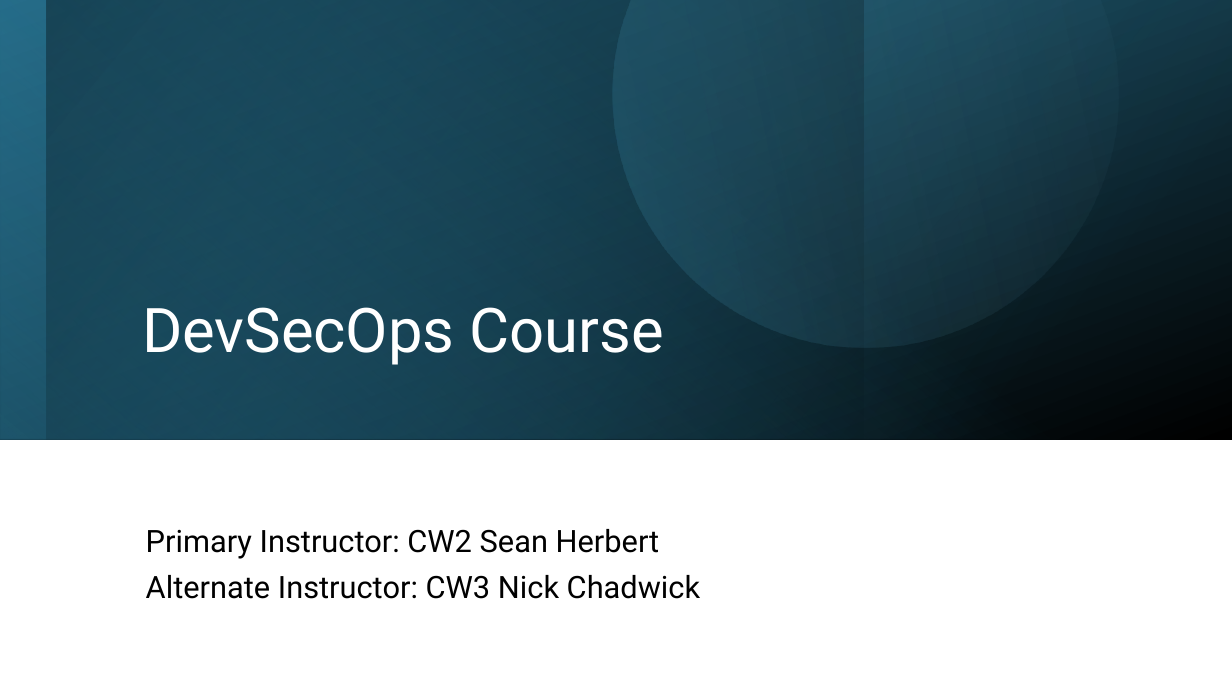
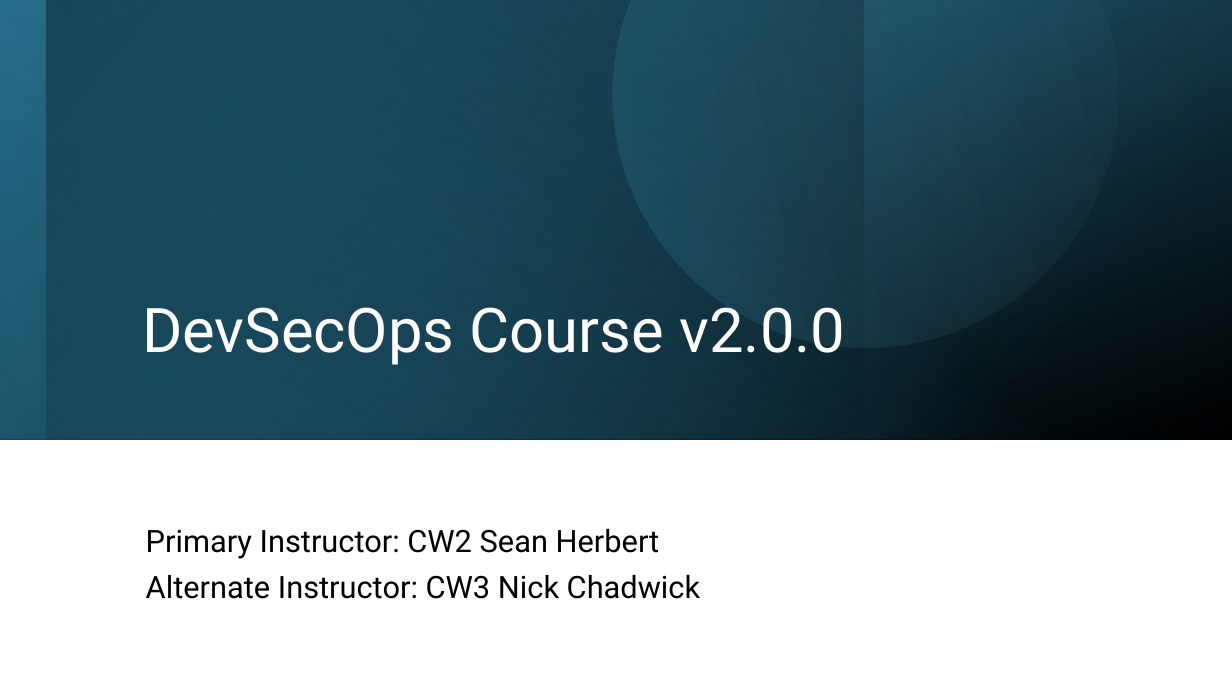
Before and after one commit to seanherbert105/DevSecOps-Course, a slide deck: slide 1 of presentation/DevSecOps Course.pptx. Drawn at 1232x693 pixels with LibreOffice and Linux fonts; fonts in the diff are those of the drawing. Boxes give left, top, right and bottom in pixels: in the first picture for what was removed or moved away, otherwise in the second. Text is boxed around its words. In the diff, an @@ line names an element or a change of style, - is before the commit and + after.

```diff
--- a/presentation/DevSecOps Course.pptx
+++ b/presentation/DevSecOps Course.pptx
@@ title at (x1=142, y1=307, x2=845, y2=365): text changed @@
-DevSecOps Course
+DevSecOps Course v2.0.0
```
Also in this commit, not shown: 8 slides added.
